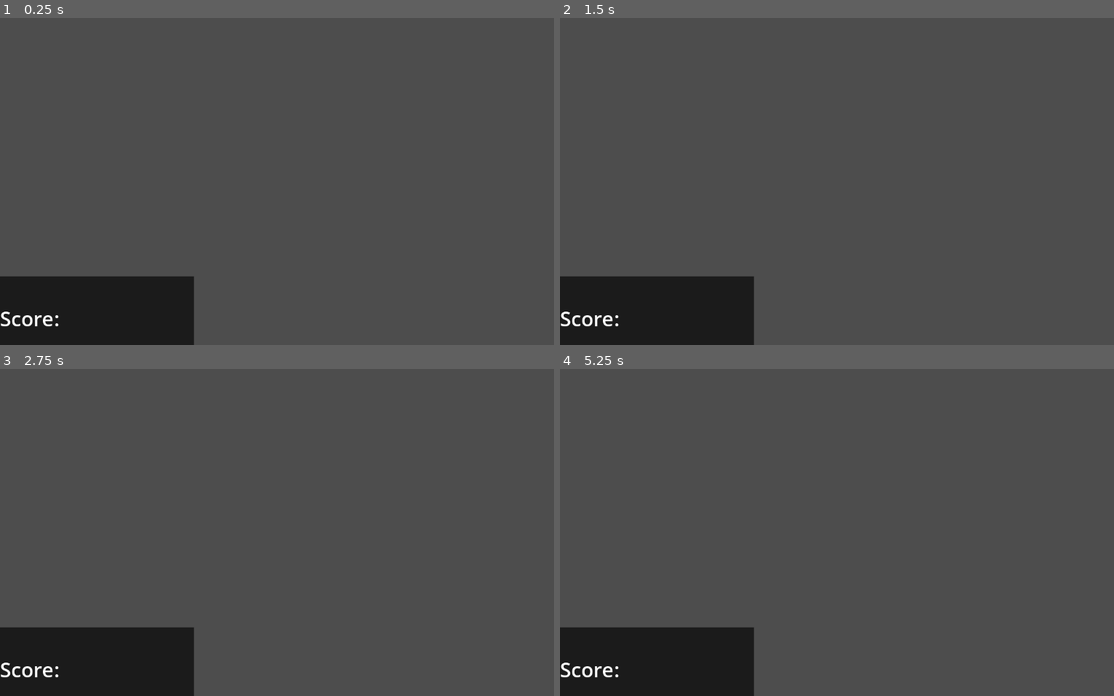
Above: before the commit, frames 1-4 (two rows, left to right).
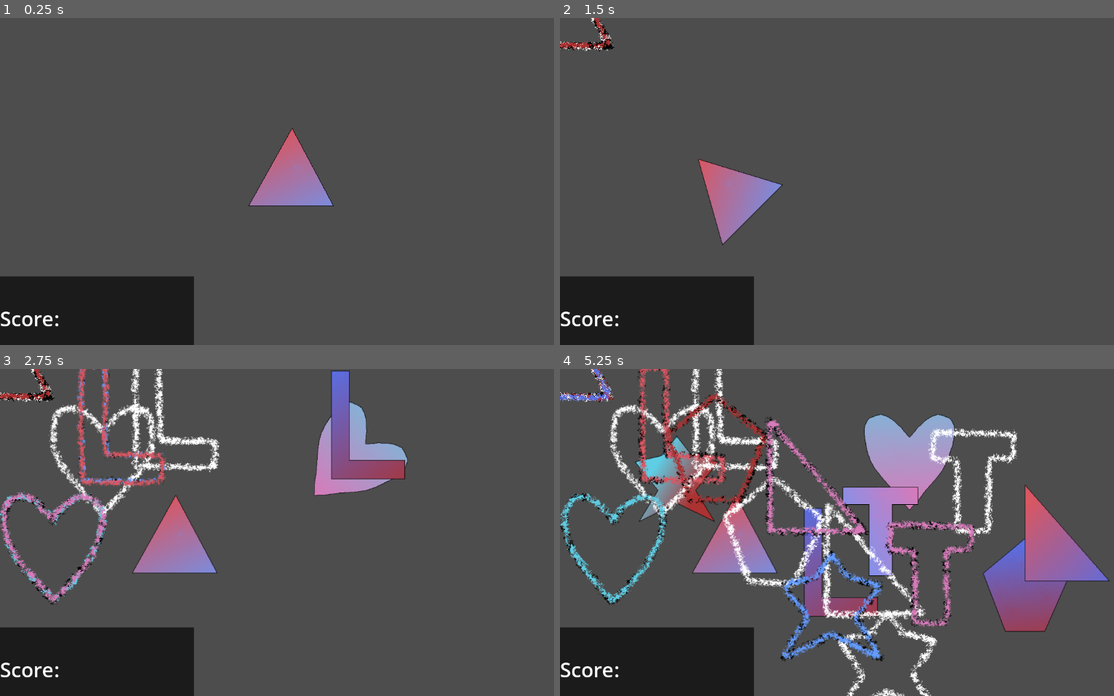
Above: after the commit, the same moments.

Repository: SucellosMusic/first-rhythm-game
Game: Godot game, scene res://Scenes/Levels/level_1.tscn
Same seed, same stepped clock (60 frames per second), same inputs: the game is played once before the commit and once after it. This scene is started directly instead of the project's main scene.
Inputs (mouse positions are in pixels of both pictures, inside the frame that each line leads up to):
- Up to frame 1 (0.25 s): no input
- Up to frame 2 (1.5 s): tap Enter at 0.5 s; move the mouse to (981, 165) at 0.52 s; tap S (Input Shape) at 0.6 s; move the mouse to (731, 197) at 1.27 s; click (731, 197) at 1.35 s
- Up to frame 3 (2.75 s): move the mouse to (349, 460) at 2.02 s; right-click (349, 460) at 2.1 s
- Up to frame 4 (5.25 s): move the mouse to (820, 597) at 2.77 s; tap S (Input Shape) at 2.85, 5.1 s; move the mouse to (1025, 581) at 3.52 s; click (1025, 581) at 3.6 s; move the mouse to (676, 483) at 4.27 s; right-click (676, 483) at 4.35 s; move the mouse to (881, 532) at 5.02 s

The runs differ from the first frame. In frame 1, 1.9% of the frame differs, in the area x 44-61%, y 33-58%; in frame 2, 2.2%; in frame 3, 10%; in frame 4, 25%, in the area x 0-100%, y 0-100%.
Error after the commit: Invalid access of index '7' on a base object of type: 'Array[int]'. (res://Scenes/Sequences/sequence_manager.gd:38)

Commit message:
Level script
setting up sequencer function calls in level script

Diff:
--- a/Scenes/Assigned Shapes/scripts/shape rotation.gd
+++ b/Scenes/Assigned Shapes/scripts/shape rotation.gd
@@ -1,6 +1,6 @@
 extends Node2D
 
-var currRotation : int;
+var currRotation : float;
 
 
 
--- a/Scenes/Levels/Levels.gd
+++ b/Scenes/Levels/Levels.gd
@@ -23,6 +23,7 @@
 @onready var beatTimer : Timer = $Beats
 @export var beatOffset : float;
 @onready var beat : float = (60/bpm)
+var beatOne : bool = true;
 
 #scoring
 @onready var scoreDisplay : Label = $"Score Text"
@@ -32,7 +33,7 @@
 var totalScore : int = 0
 var takeScore : bool = false
 
-#misc var
+#storage
 @onready var shapeSTORAGE = Vector2(-500, 400)
 @onready var receiverSTORAGE = Vector2(-500, 150)
 @onready var altReceiverStorage = Vector2(-500, 650)
@@ -56,13 +57,30 @@
 	for h in hints:
 		h.position = hintsStorage
 
+
 	sequencer.set_initial_positions()
-	sequencer.zero_values()
-	sequencer.set_initial_sequence()
+
+	beatTimer.start(syncToStart + beatOffset)
+
+
+func _on_beats_timeout() -> void:
+	beatTimer.start(beat * sequencer.nextBeat)
+	if beatOne:
+		sequencer.set_initial_sequence()
+		sequencer.set_initial_values()
+		beatOne = false
+	else:
+		sequencer.increment_values()
+		sequencer.set_next_position()
+
+	receivers[sequencer.recShape].position = sequencer.recPos
+	hints[sequencer.hintShape].position = sequencer.hintPos
+	receivers[sequencer.recShape].rotation_degrees = sequencer.recOrient
+	hints[sequencer.hintShape].rotation_degrees = sequencer.hintOrient
 
 
 func _process(delta: float) -> void:
-	pass
+	shapes[sequencer.recShape].position = get_global_mouse_position()
 
 func get_total_score() -> void:
 	if takeScore == true:
--- a/Scenes/Levels/level_1.tscn
+++ b/Scenes/Levels/level_1.tscn
@@ -15,6 +15,8 @@
 
 [node name="Level 1" type="Node2D"]
 script = ExtResource("1_s7wna")
+bpm = 120.0
+beatOffset = 0.75
 
 [node name="Beats" type="Timer" parent="."]
 
@@ -35,6 +37,11 @@
 script = ExtResource("7_p44fw")
 
 [node name="SequenceA" parent="Sequencer" instance=ExtResource("7_i1218")]
+receiverPattern = Array[int]([0, 1, 2, 3, 4, 5, 6])
+hintPattern = Array[int]([0, 1, 2, 3, 4, 5, 6])
+receiverOrientation = Array[int]([0, 0, 0, 0, 0, 0, 0])
+hintOrientation = Array[int]([0, 0, 0, 0, 0, 0, 0])
+nextBeat = Array[int]([1, 1, 1, 1, 1, 1, 1])
 
 [node name="SequenceB" parent="Sequencer" instance=ExtResource("9_tq3wd")]
 
@@ -43,3 +50,5 @@
 [node name="SequenceD" parent="Sequencer" instance=ExtResource("11_lhrob")]
 
 [node name="SequenceE" parent="Sequencer" instance=ExtResource("12_61go8")]
+
+[connection signal="timeout" from="Beats" to="." method="_on_beats_timeout"]
--- a/Scenes/Sequences/sequenceA.tscn
+++ b/Scenes/Sequences/sequenceA.tscn
@@ -20,15 +20,11 @@
 
 [node name="Receiver Position Setter" type="PathFollow2D" parent="Path2D"]
 position = Vector2(7.85222, 526.4)
-rotation = -1.05964
-
-[node name="Receiver Position" type="Node2D" parent="Path2D/Receiver Position Setter"]
+rotates = false
 
 [node name="Hint Position Setter" type="PathFollow2D" parent="Path2D"]
 position = Vector2(7.85222, 526.4)
-rotation = -1.05964
-
-[node name="Hint Position" type="Node2D" parent="Path2D/Hint Position Setter"]
+rotates = false
 
 [node name="ColorRect" type="ColorRect" parent="."]
 offset_top = 512.0
--- a/Scenes/Sequences/sequenceB.tscn
+++ b/Scenes/Sequences/sequenceB.tscn
@@ -22,13 +22,9 @@
 position = Vector2(7.85222, 78.4)
 rotation = 1.05964
 
-[node name="Receiver Position" type="Node2D" parent="Path2D/Receiver Position Setter"]
-
 [node name="Hint Position Setter" type="PathFollow2D" parent="Path2D"]
 position = Vector2(7.85222, 78.4)
 rotation = 1.05964
-
-[node name="Hint Position" type="Node2D" parent="Path2D/Hint Position Setter"]
 
 [node name="ColorRect" type="ColorRect" parent="."]
 offset_top = 512.0
--- a/Scenes/Sequences/sequenceC.tscn
+++ b/Scenes/Sequences/sequenceC.tscn
@@ -22,13 +22,9 @@
 position = Vector2(7.85222, 336)
 rotation = -0.797835
 
-[node name="Receiver Position" type="Node2D" parent="Path2D/Receiver Position Setter"]
-
 [node name="Hint Position Setter" type="PathFollow2D" parent="Path2D"]
 position = Vector2(7.85222, 336)
 rotation = -0.797835
-
-[node name="Hint Position" type="Node2D" parent="Path2D/Hint Position Setter"]
 
 [node name="ColorRect" type="ColorRect" parent="."]
 offset_top = 512.0
--- a/Scenes/Sequences/sequenceD.tscn
+++ b/Scenes/Sequences/sequenceD.tscn
@@ -22,13 +22,9 @@
 position = Vector2(7.85222, 358.4)
 rotation = 0.775611
 
-[node name="Receiver Position" type="Node2D" parent="Path2D/Receiver Position Setter"]
-
 [node name="Hint Position Setter" type="PathFollow2D" parent="Path2D"]
 position = Vector2(7.85222, 358.4)
 rotation = 0.775611
-
-[node name="Hint Position" type="Node2D" parent="Path2D/Hint Position Setter"]
 
 [node name="ColorRect" type="ColorRect" parent="."]
 offset_top = 512.0
--- a/Scenes/Sequences/sequenceE.tscn
+++ b/Scenes/Sequences/sequenceE.tscn
@@ -22,13 +22,9 @@
 position = Vector2(7.85222, 336)
 rotation = 0.839422
 
-[node name="Receiver Position" type="Node2D" parent="Path2D/Receiver Position Setter"]
-
 [node name="Hint Position Setter" type="PathFollow2D" parent="Path2D"]
 position = Vector2(7.85222, 336)
 rotation = 0.839422
-
-[node name="Hint Position" type="Node2D" parent="Path2D/Hint Position Setter"]
 
 [node name="ColorRect" type="ColorRect" parent="."]
 offset_top = 512.0
--- a/Scenes/Sequences/sequence_manager.gd
+++ b/Scenes/Sequences/sequence_manager.gd
@@ -7,7 +7,7 @@
 
 #area2d
 @onready var altRec = $"../Alt Receivers".get_children()
-var collider : Array[Area2D];
+var altRecCollider : Array[Area2D];
 
 #sequence values
 var recShape : int;
@@ -15,35 +15,28 @@
 var recOrient : int;
 var hintOrient : int;
 var nextBeat : int;
+var recPos : Vector2;
+var hintPos : Vector2;
 
 
 func _ready() -> void:
 	for a in altRec:
-		collider.append(a.get_child(1))
+		altRecCollider.append(a.get_child(1))
 
 func set_initial_sequence() -> void:
 	currSequence = 0
 
-func zero_values() -> void:
+func set_initial_values() -> void:
 	currSequenceValues = 0
-
-func set_next_sequence(selection : Area2D) -> void:
-	for c in collider:
-		if c.has_overlapping_areas():
-			if currSequence >= self.get_child_count() - 2:
-				currSequence = 0
-			else:
-				currSequence += 2
-		else:
-			if currSequence == self.get_child_count():
-				currSequence = 0
-			else:
-				currSequence += 1
+	assign_values()
 
 func increment_values() -> void:
 	currSequenceValues += 1
+	assign_values()
+
+func assign_values() -> void:
 	recShape = sequences[currSequence].receiverPattern[currSequenceValues]
-	hintShape = sequences[currSequence].hintPatter[currSequenceValues]
+	hintShape = sequences[currSequence].hintPattern[currSequenceValues]
 	recOrient = sequences[currSequence].receiverOrientation[currSequenceValues]
 	hintOrient = sequences[currSequence].hintOrientation[currSequenceValues]
 	nextBeat = sequences[currSequence].nextBeat[currSequenceValues]
@@ -55,3 +48,19 @@
 
 func set_next_position() -> void:
 	sequences[currSequence].recPosSetter.progress += sequences[currSequence].incrementValue
+	sequences[currSequence].hintPosSetter.progress += sequences[currSequence].incrementValue
+	recPos = sequences[currSequence].recPosSetter.position
+	hintPos = sequences[currSequence].hintPosSetter.position
+
+func set_next_sequence() -> void:
+	for c in altRecCollider:
+		if c.has_overlapping_areas():
+			if currSequence >= self.get_child_count() - 2:
+				currSequence = 0
+			else:
+				currSequence += 2
+		else:
+			if currSequence == self.get_child_count():
+				currSequence = 0
+			else:
+				currSequence += 1
--- a/Scenes/Sequences/sequences.gd
+++ b/Scenes/Sequences/sequences.gd
@@ -2,9 +2,7 @@
 
 #positions
 @onready var recPosSetter : PathFollow2D = $"Path2D/Receiver Position Setter"
-@onready var recPosition : Node2D = $"Path2D/Receiver Position Setter/Receiver Position"
 @onready var hintPosSetter : PathFollow2D = $"Path2D/Hint Position Setter"
-@onready var hintPosition : Node2D = $"Path2D/Hint Position Setter/Hint Position"
 
 #exports
 @export_range(0, 6) var receiverPattern : Array[int];
Not shown: 1 places in Scenes/Sequences/sequenceB.tscn that only renumber resources
Not shown: 1 places in Scenes/Sequences/sequenceC.tscn that only renumber resources
Not shown: 1 places in Scenes/Sequences/sequenceD.tscn that only renumber resources
Not shown: 1 places in Scenes/Sequences/sequenceE.tscn that only renumber resources
